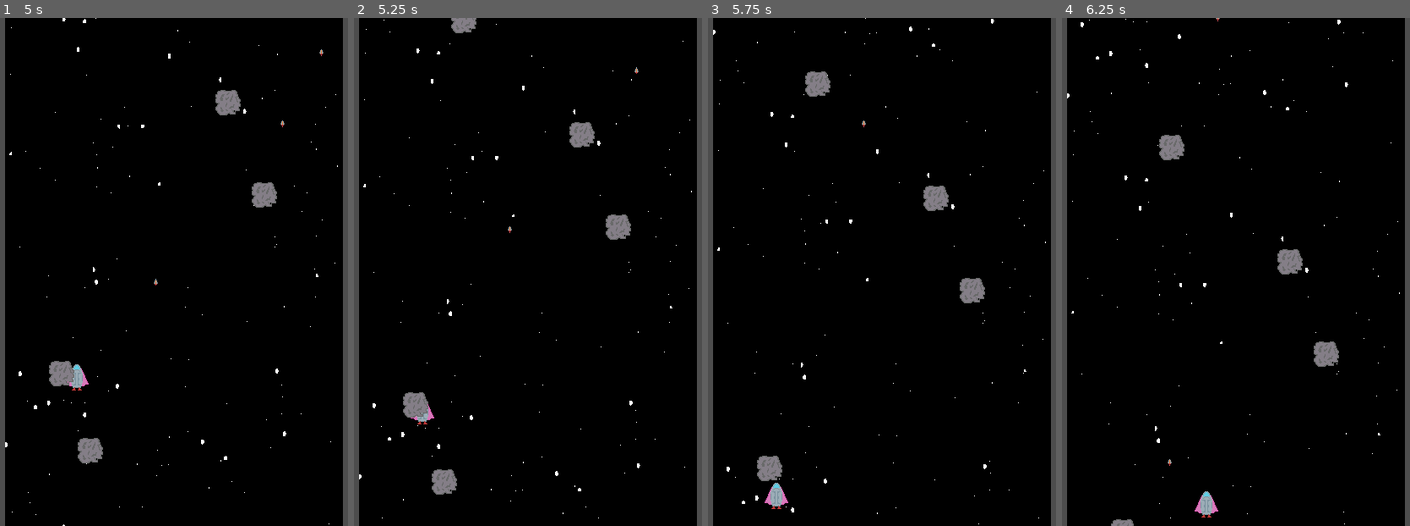
Above: before the commit, frames 1-4 (left to right).
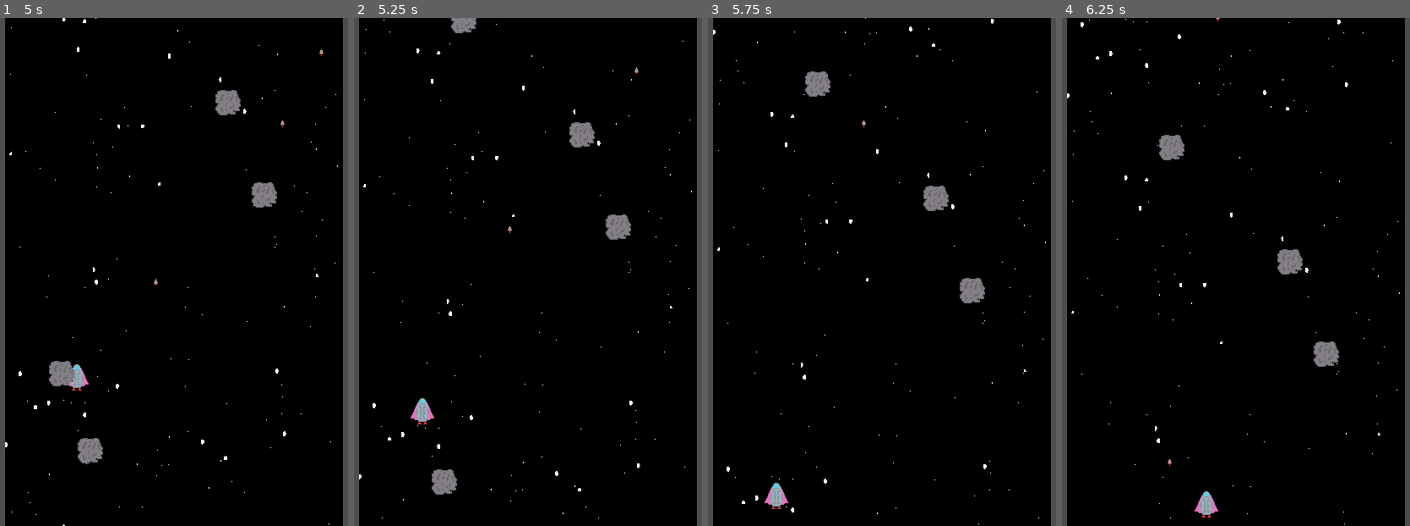
Above: after the commit, the same moments.

Repository: justaplummer/Break-The-Bank-Jam
Game: Godot game, scene res://Scenes/main.tscn
Same seed, same stepped clock (60 frames per second), same inputs: the game is played once before the commit and once after it.
Inputs:
- Up to frame 1 (5 s): tap Enter (ui_accept) at 0.5, 0.77, 1.52, 3.02, 3.77, 4.52 s; hold Right (ui_right) 0.53-1.28 s; hold Down (ui_down) 1.28-2.03 s; hold Right (ui_right) 2.03-2.78 s; hold Up (ui_up) 2.78-3.53 s; hold Left (ui_left) from 3.53 s (still down)
- Up to frame 2 (5.25 s): release Left (ui_left) at 5.03 s; hold Down (ui_down) from 5.03 s (still down)
- Up to frame 3 (5.75 s): keep holding Down (ui_down)
- Up to frame 4 (6.25 s): release Down (ui_down) at 5.78 s; hold Right (ui_right) from 5.78 s (still down); tap Enter (ui_accept) at 6.02 s

Frame 1 is identical in both runs. In frame 2, 0.3% of the frame differs, in the area x 14-22%, y 73-79%; in frame 3, 0.3%; in frame 4, less than 0.1%.

Commit message:
Added extra assets

Diff:
--- a/Scenes/asteroid.tscn
+++ b/Scenes/asteroid.tscn
@@ -2,6 +2,7 @@
 
 [ext_resource type="Texture2D" uid="uid://ck0fliqu3aify" path="res://Assets/Spaceship/Asteroid Sprite Sheet.png" id="1_0tomg"]
 [ext_resource type="Script" uid="uid://dxgi8vt1ftett" path="res://Scripts/asteroid.gd" id="1_a2bka"]
+[ext_resource type="Texture2D" uid="uid://gepolhg8guh2" path="res://Assets/Spaceship/Asteroid 01 Breakapart v0.png" id="3_rvlwq"]
 
 [sub_resource type="AtlasTexture" id="AtlasTexture_rvlwq"]
 atlas = ExtResource("1_0tomg")
@@ -13,12 +14,17 @@
 [sub_resource type="CircleShape2D" id="CircleShape2D_rvlwq"]
 radius = 12.0
 
+[sub_resource type="AtlasTexture" id="AtlasTexture_bi0dy"]
+atlas = ExtResource("3_rvlwq")
+region = Rect2(0, 0, 32, 32)
+
 [node name="Asteroid" type="CharacterBody2D" unique_id=1300289852]
 collision_layer = 2
 collision_mask = 2
 script = ExtResource("1_a2bka")
 
 [node name="Sprite2D" type="Sprite2D" parent="." unique_id=559085974]
+visible = false
 texture = SubResource("AtlasTexture_rvlwq")
 
 [node name="CollisionShape2D" type="CollisionShape2D" parent="." unique_id=2127787597]
@@ -30,5 +36,8 @@
 shape = SubResource("CircleShape2D_rvlwq")
 debug_color = Color(0.92999375, 0.18623379, 0.479845, 0.41960785)
 
+[node name="Sprite2D2" type="Sprite2D" parent="." unique_id=869303184]
+texture = SubResource("AtlasTexture_bi0dy")
+
 [connection signal="area_entered" from="Area2D" to="." method="_on_area_2d_area_entered"]
 [connection signal="body_entered" from="Area2D" to="." method="_on_area_2d_body_entered"]
--- a/Scenes/missle.tscn
+++ b/Scenes/missle.tscn
@@ -39,4 +39,4 @@
 texture_filter = 1
 sprite_frames = SubResource("SpriteFrames_mx55l")
 animation = &"fired"
-frame_progress = 0.15475865
+frame_progress = 0.9433196
--- a/Scripts/asteroid.gd
+++ b/Scripts/asteroid.gd
@@ -4,6 +4,11 @@
 
 const SPEED = 150
 @export var damage_inflicted: int = 1
+@export var max_health: int = 5
+var cur_health
+
+func _ready() -> void:
+	cur_health = max_health
 
 func _physics_process(delta: float) -> void:
 	velocity.y = SPEED
@@ -14,14 +19,22 @@
 
 func _on_area_2d_body_entered(body: Node2D) -> void:
 	if body.is_in_group("player"):
-		print("hit ship")
 		var the_player: player = body
 		the_player.hit_asteroid(damage_inflicted)
-		print("player blow up animation")
+		take_damage(max_health) #the player ship hitting an asteroid will automatically kill it
 
 
 func _on_area_2d_area_entered(area: Area2D) -> void:
-	print("area is detected")
 	if area.is_in_group("missle"):
 		var the_missile : missle = area
 		the_missile.delete_self()
+		take_damage(1)
+
+func take_damage(damage:int):
+	cur_health -= damage
+	if cur_health <= 0:
+		death_animation()
+
+func death_animation():
+	#play a death animation and then queue_free()
+	queue_free()
Binary file added: Assets/Spaceship/Asteroid 01 Breakapart v0.aseprite
Binary file added: Assets/Spaceship/Asteroid 01 Breakapart v0.png
Not shown, added: Assets/Spaceship/Asteroid 01 Breakapart v0.png.import
Binary file changed: Assets/Spaceship/Player Missle.aseprite
